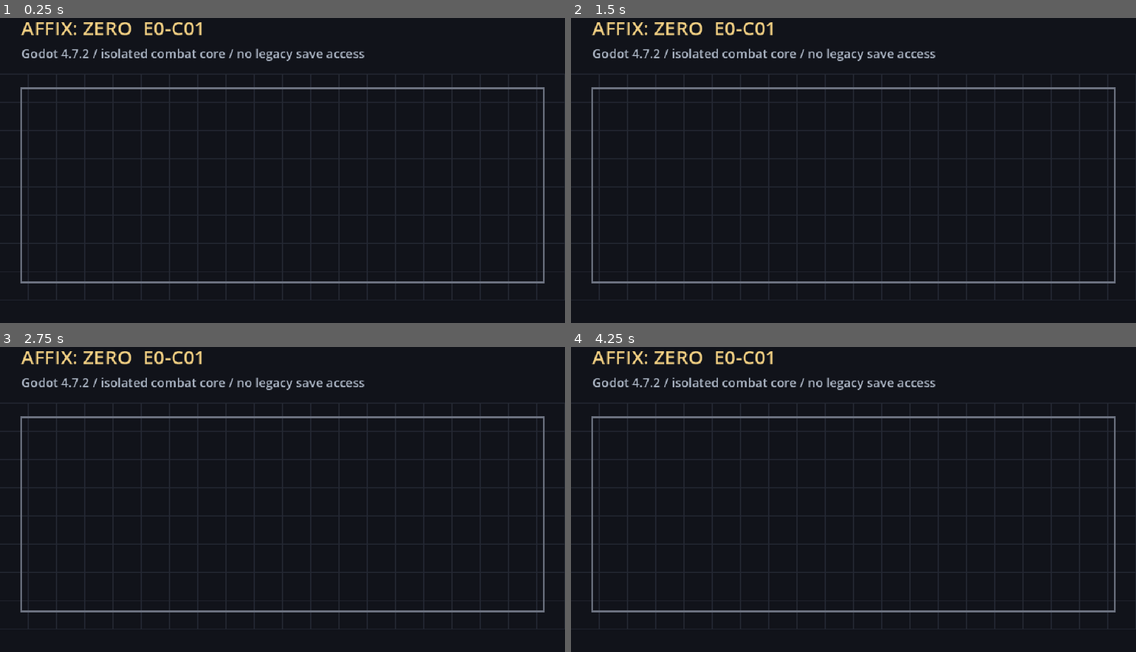
Above: before the commit, frames 1-4 (two rows, left to right).
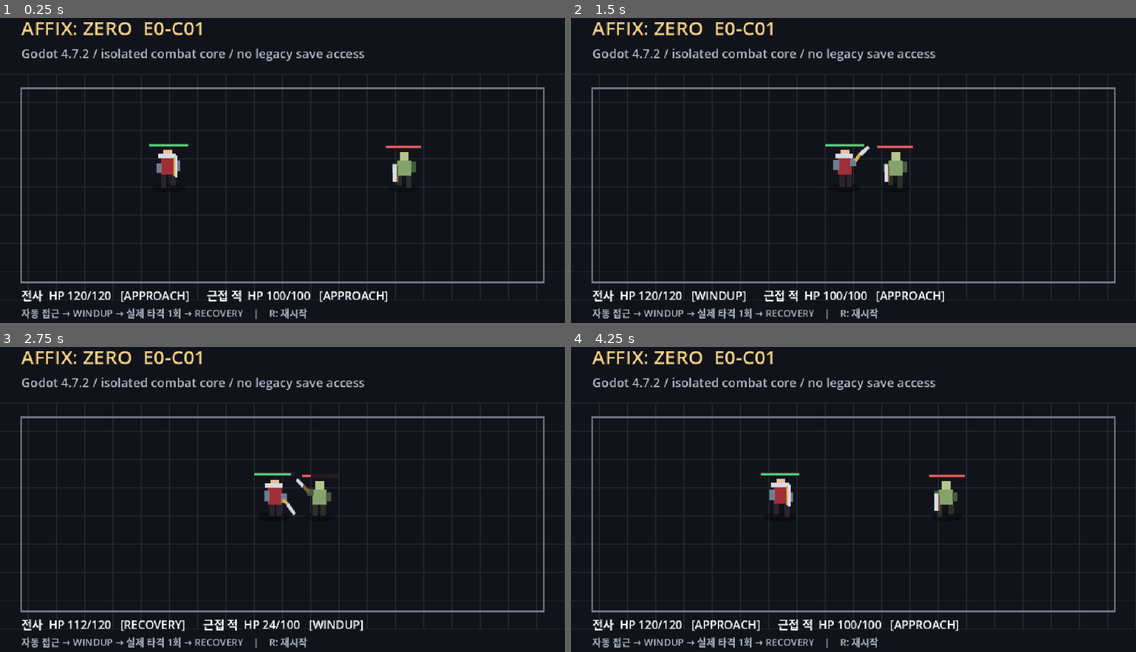
Above: after the commit, the same moments.

Repository: Dev-Gony/affix-zero
Game: Godot game, scene res://main.tscn
Two runs of this game, one before a commit and one after it. Both use one fixed random seed, a clock stepped at 60 frames per second and the inputs below.
Inputs:
- Up to frame 1 (0.25 s): no input
- Up to frame 2 (1.5 s): hold R 0.53-1.28 s; tap R at 1.35 s
- Up to frame 3 (2.75 s): hold R from 2.03 s (still down)
- Up to frame 4 (4.25 s): release R at 2.78 s; tap R at 2.85 s; hold R from 3.53 s (still down)

The runs differ from the first frame. In frame 1, 2.5% of the frame differs, in the area x 3-75%, y 41-99%; in frame 2, 2.5%; in frame 3, 2.3%; in frame 4, 2.5%.
Error before the commit: Parse Error: The function signature doesn't match the parent. Parent signature is "draw_ellipse(Vector2, float, float, Color, bool = <default>, float = <defaul…

Commit message:
fix: avoid Godot 4.7 CanvasItem ellipse name collision

Diff:
--- a/experiments/e0-godot/scripts/e0_melee_enemy.gd
+++ b/experiments/e0-godot/scripts/e0_melee_enemy.gd
@@ -161,12 +161,12 @@
 		frames.add_frame(animation_name, texture)
 
 func _draw() -> void:
-	draw_ellipse(Vector2(0, 2), Vector2(18, 5), Color(0, 0, 0, 0.32))
+	_draw_shadow_ellipse(Vector2(0, 2), Vector2(18, 5), Color(0, 0, 0, 0.32))
 	var ratio := float(hp) / float(max_hp)
 	draw_rect(Rect2(-21, -47, 42, 5), Color("251b21"))
 	draw_rect(Rect2(-20, -46, 40.0 * ratio, 3), Color("e85d5d"))
 
-func draw_ellipse(center: Vector2, radius: Vector2, color: Color) -> void:
+func _draw_shadow_ellipse(center: Vector2, radius: Vector2, color: Color) -> void:
 	var points := PackedVector2Array()
 	for index in 18:
 		var angle := TAU * float(index) / 18.0
